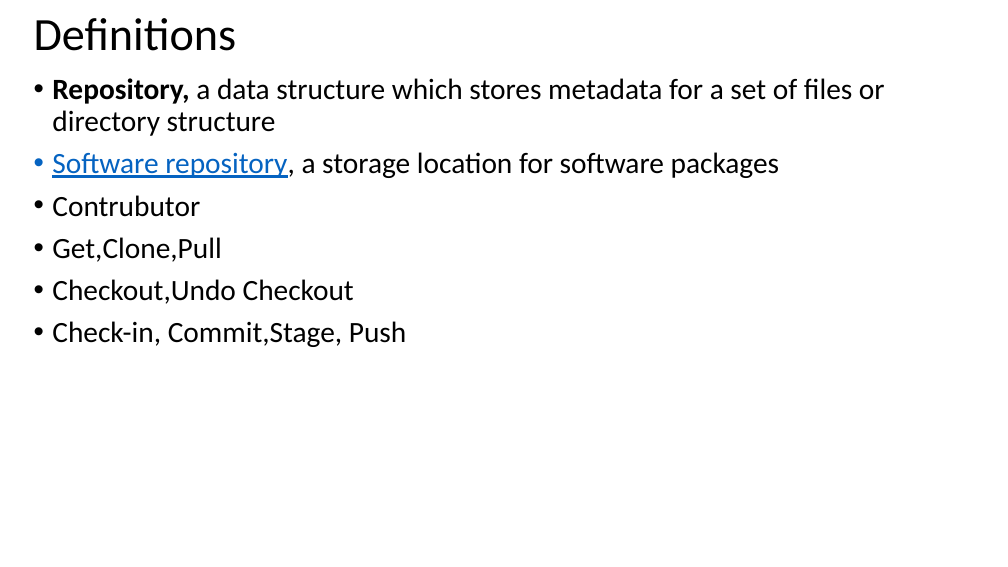
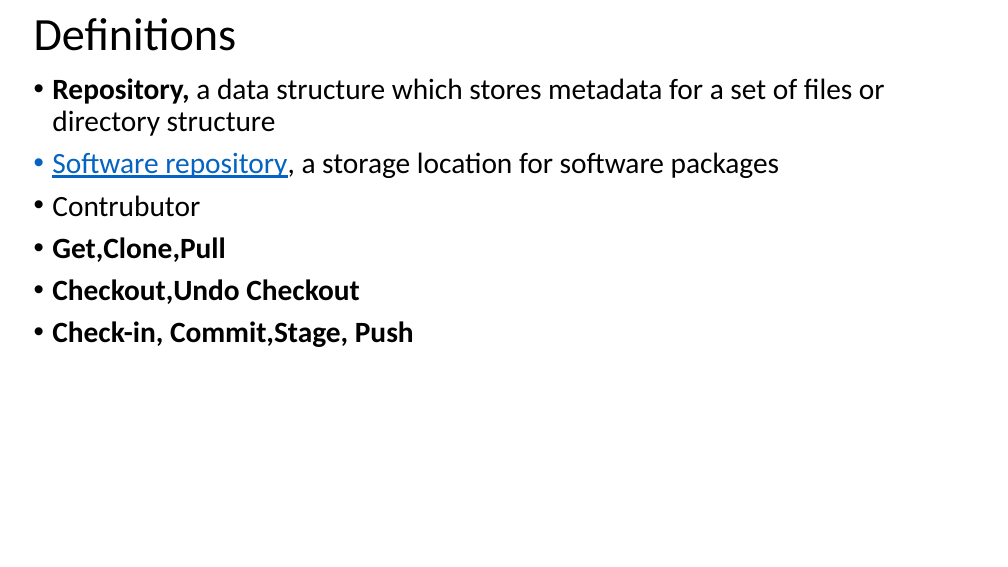
Before and after one commit to mhgulen/Dosyalar, a slide deck: slide 3 of Version Control Protocols.pptx. Drawn at 1008x567 pixels with LibreOffice and Linux fonts; fonts in the diff are those of the drawing. Boxes give left, top, right and bottom in pixels: in the first picture for what was removed or moved away, otherwise in the second. Text is boxed around its words. In the diff, an @@ line names an element or a change of style, - is before the commit and + after.

```diff
--- a/Version Control Protocols.pptx
+++ b/Version Control Protocols.pptx
@@ text at [52,237,414,347]: bold on in "Get,Clone,Pull", "Checkout,Undo Checkout", "Check-in, Commit,Stage, Push" @@
```
Also in this commit, not shown: 17 other slides changed.
